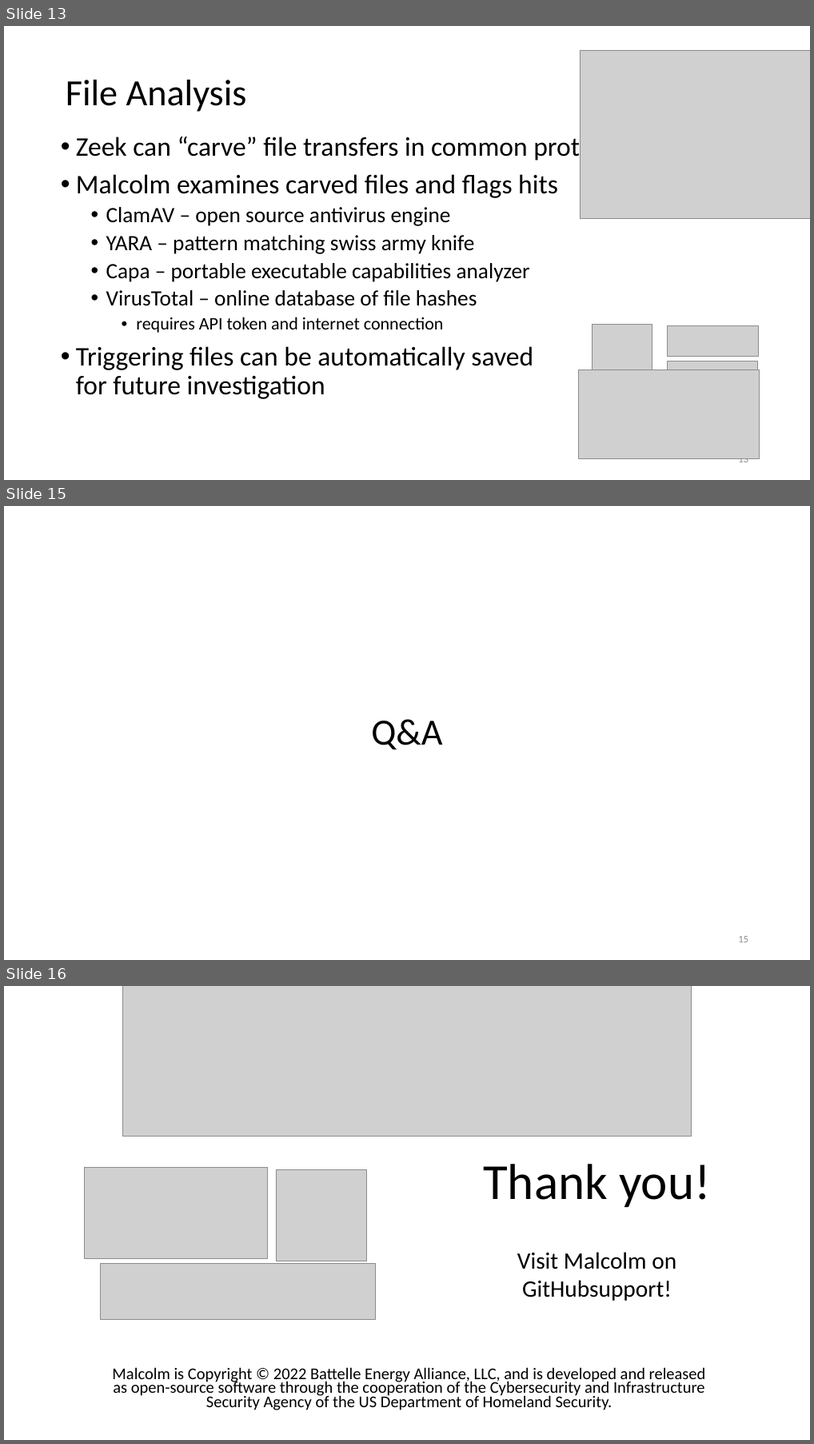
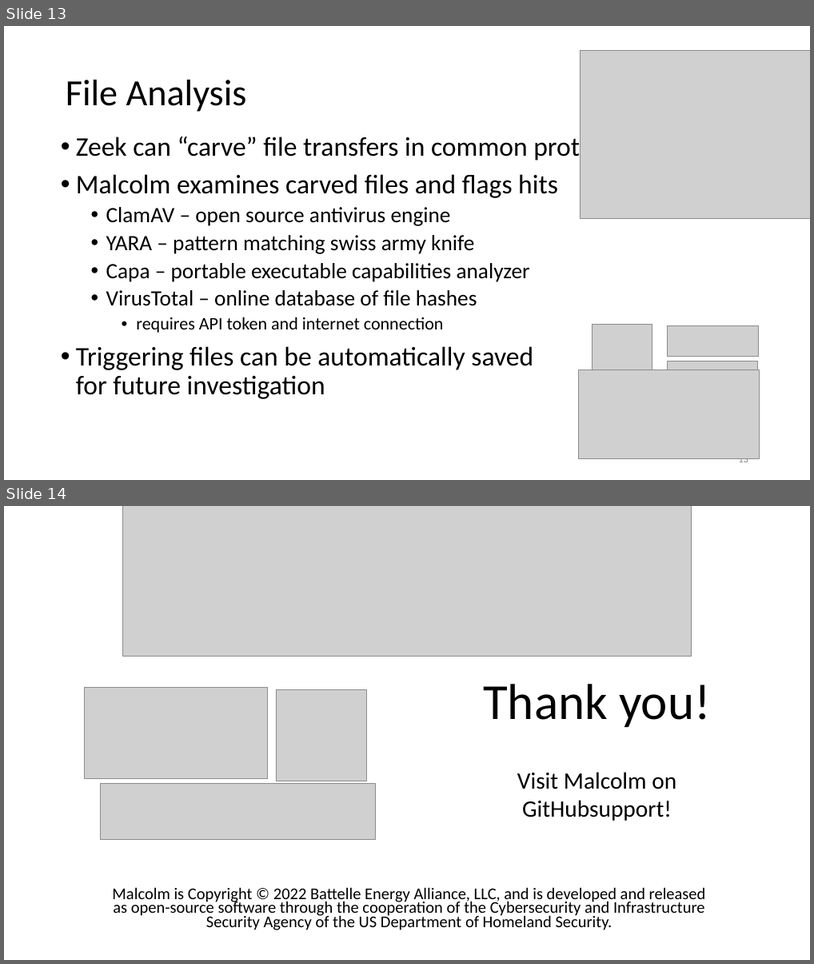
Before and after one commit to cisagov/Malcolm, a slide deck: docs/slides/Malcolm OT Protocol Support.odp. Shown one above the other, each under a label of ours: slides 13, 15 and 16 before the commit, slides 13 and 14 after it; the slides between them are not shown. The pictures are 814x1444 and 814x964 pixels, drawn with LibreOffice and Linux fonts; fonts in the diff are those of the drawing; grey boxes stand for pictures. Boxes give left, top, right and bottom in pixels: in the first picture for what was removed or moved away, otherwise in the second. Text is boxed around its words. In the diff, an @@ line names an element or a change of style, - is before the commit and + after.

```diff
--- a/docs/slides/Malcolm OT Protocol Support.odp
+++ b/docs/slides/Malcolm OT Protocol Support.odp
@@ slide 15 removed at box(4, 506, 810, 960), background #FFFFFF @@
@@ title removed at box(371, 719, 442, 749) @@
-Q&A
@@ page number removed at box(738, 936, 749, 942) @@
-15
@@ what was slide 16 is now slide 14 @@
```
Also in this commit, not shown: 2 slides changed, 1 other slide removed, 11 other files.
